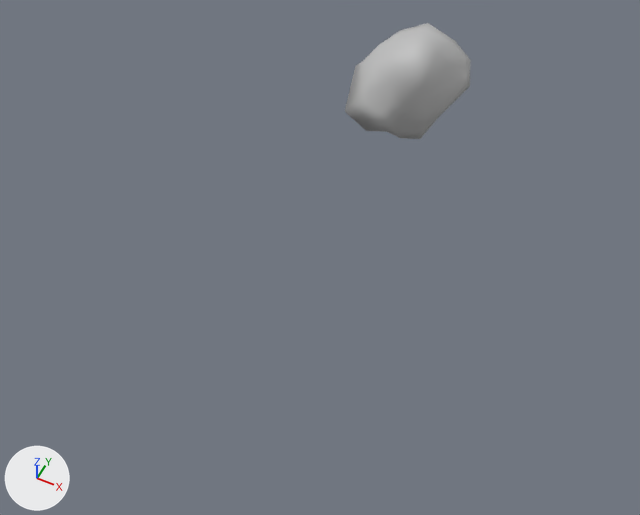
A saved change to the FBX model College_Project/Assets/Assets/Pre-Historic/Bonfire.fbx.
Rendered twice from a 50 mm lens placed at (1.77, -4.99, 4.05), pointed at (0.14, -1.73, -0.02). The axes (+X, +Y, +Z) are drawn at lower left. The lights are the same throughout. Where no turn or scale is listed for an object, it has been applied to the vertices.

Names of what the first picture shows: 'rock16_2_LP_1:polySurface1'.
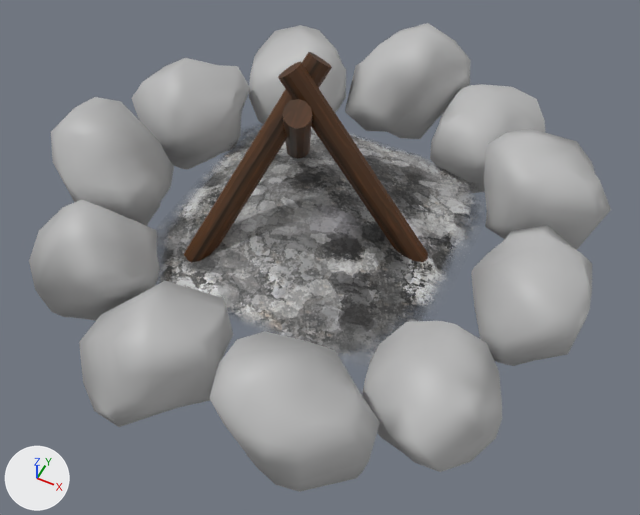
The newer file is also turned or shifted as a whole; pictures and numbers use the older file's frame.

What changed in the scene script:
```text
Add ob_polysurface8:
    ob_polysurface8 = bpy.data.objects.new('polySurface8', me_mesh_007)  # 68 vertices, 132 faces; spans x -0.346..0.344, y -0.503..0.451, z -0.342..0.407; in mat_lambert1 (grey #bcbcbc)
    ob_polysurface8.location = (1.39, -1.515, 0.0)
Add ob_polysurface2:
    ob_polysurface2 = bpy.data.objects.new('polySurface2', me_mesh_010)  # 68 vertices, 132 faces; spans x -0.509..0.334, y -0.38..0.384, z -0.398..0.425; in mat_lambert1 (grey #bcbcbc)
    ob_polysurface2.location = (-1.233, -0.968, 0.0)
Add ob_pasted__pplane1:
    ob_pasted__pplane1 = bpy.data.objects.new('pasted__pPlane1', me_mesh_1)  # 49 vertices, 36 faces; spans x -0.94..0.94, y -0.94..0.94, z 0.0..0.22; in mat_pasted__lambert2 (picture img_texture_pileofashes_png)
    ob_pasted__pplane1.location = (0.0, -1.449, -0.082)
Add ob_polysurface9:
    ob_polysurface9 = bpy.data.objects.new('polySurface9', me_mesh_006)  # 68 vertices, 132 faces; spans x -0.432..0.427, y -0.394..0.415, z -0.328..0.413; in mat_lambert1 (grey #bcbcbc)
    ob_polysurface9.location = (1.215, -0.661, 0.0)
Add ob_pcylinder2:
    ob_pcylinder2 = bpy.data.objects.new('pCylinder2', me_mesh_003)  # 24 vertices, 14 faces; spans x -0.074..0.527, y -0.9..0.066, z -0.052..1.154; in mat_bonfirewood (picture img_texture_wood_1_png)
    ob_pcylinder2.location = (-0.464, -0.86, -0.082)
Add ob_pcylinder3:
    ob_pcylinder3 = bpy.data.objects.new('pCylinder3', me_mesh_002)  # 24 vertices, 14 faces; spans x -0.97..0.062, y -0.08..0.127, z -0.05..1.185; in mat_bonfirewood (picture img_texture_wood_1_png)
    ob_pcylinder3.location = (0.696, -1.449, -0.089)
Add ob_polysurface6:
    ob_polysurface6 = bpy.data.objects.new('polySurface6', me_mesh_014)  # 68 vertices, 132 faces; spans x -0.455..0.468, y -0.378..0.317, z -0.335..0.405; in mat_lambert1 (grey #bcbcbc)
    ob_polysurface6.location = (0.544, -2.791, 0.0)
Add ob_polysurface4:
    ob_polysurface4 = bpy.data.objects.new('polySurface4', me_mesh_012)  # 68 vertices, 132 faces; spans x -0.451..0.365, y -0.39..0.352, z -0.331..0.511; in mat_lambert1 (grey #bcbcbc)
    ob_polysurface4.location = (-1.003, -2.407, 0.0)
Add ob_polysurface1:
    ob_polysurface1 = bpy.data.objects.new('polySurface1', me_mesh_009)  # 68 vertices, 132 faces; spans x -0.424..0.353, y -0.5..0.426, z -0.386..0.355; in mat_lambert1 (grey #bcbcbc)
    ob_polysurface1.location = (-0.733, -0.211, 0.0)
Add ob_polysurface5:
    ob_polysurface5 = bpy.data.objects.new('polySurface5', me_mesh_004)  # 68 vertices, 132 faces; spans x -0.5..0.331, y -0.385..0.48, z -0.404..0.351; in mat_lambert1 (grey #bcbcbc)
    ob_polysurface5.location = (-0.298, -2.803, 0.0)
Add ob_pcylinder1:
    ob_pcylinder1 = bpy.data.objects.new('pCylinder1', me_mesh_001)  # 24 vertices, 14 faces; spans x -0.074..0.527, y -0.066..0.9, z -0.052..1.154; in mat_bonfirewood (picture img_texture_wood_1_png)
    ob_pcylinder1.location = (-0.572, -2.04, -0.082)
Add ob_polysurface7:
    ob_polysurface7 = bpy.data.objects.new('polySurface7', me_mesh_008)  # 68 vertices, 132 faces; spans x -0.439..0.376, y -0.458..0.368, z -0.456..0.328; in mat_lambert1 (grey #bcbcbc)
    ob_polysurface7.location = (1.143, -2.307, 0.0)
Add ob_polysurface10:
    ob_polysurface10 = bpy.data.objects.new('polySurface10', me_mesh_005)  # 68 vertices, 132 faces; spans x -0.409..0.354, y -0.447..0.507, z -0.387..0.34; in mat_lambert1 (grey #bcbcbc)
    ob_polysurface10.location = (0.728, -0.22, 0.0)
Add ob_polysurface3:
    ob_polysurface3 = bpy.data.objects.new('polySurface3', me_mesh_013)  # 68 vertices, 132 faces; spans x -0.407..0.42, y -0.423..0.362, z -0.319..0.446; in mat_lambert1 (grey #bcbcbc)
    ob_polysurface3.location = (-1.387, -1.646, 0.0)
```

Boxes [x1, y1, x2, y2] around the edits, measured in the pictures (640 x 515 px):
'pasted__pPlane1', added
    after: [157, 125, 481, 357]
'polySurface6', added
    after: [210, 331, 380, 492]
'polySurface7', added
    after: [362, 321, 502, 472]
'polySurface5', added
    after: [79, 281, 233, 427]
'polySurface8', added
    after: [471, 225, 592, 366]
'polySurface4', added
    after: [29, 200, 160, 321]
'polySurface9', added
    after: [484, 129, 611, 250]
'polySurface3', added
    after: [51, 97, 174, 226]
'polySurface2', added
    after: [131, 58, 250, 169]
'polySurface10', added
    after: [430, 84, 545, 193]
'pCylinder3', added (brown)
    after: [278, 61, 428, 262]
'pCylinder1', added (brown)
    after: [184, 52, 332, 263]
'polySurface1', added
    after: [249, 25, 346, 125]
'pCylinder2', added (brown)
    after: [283, 99, 312, 159]
